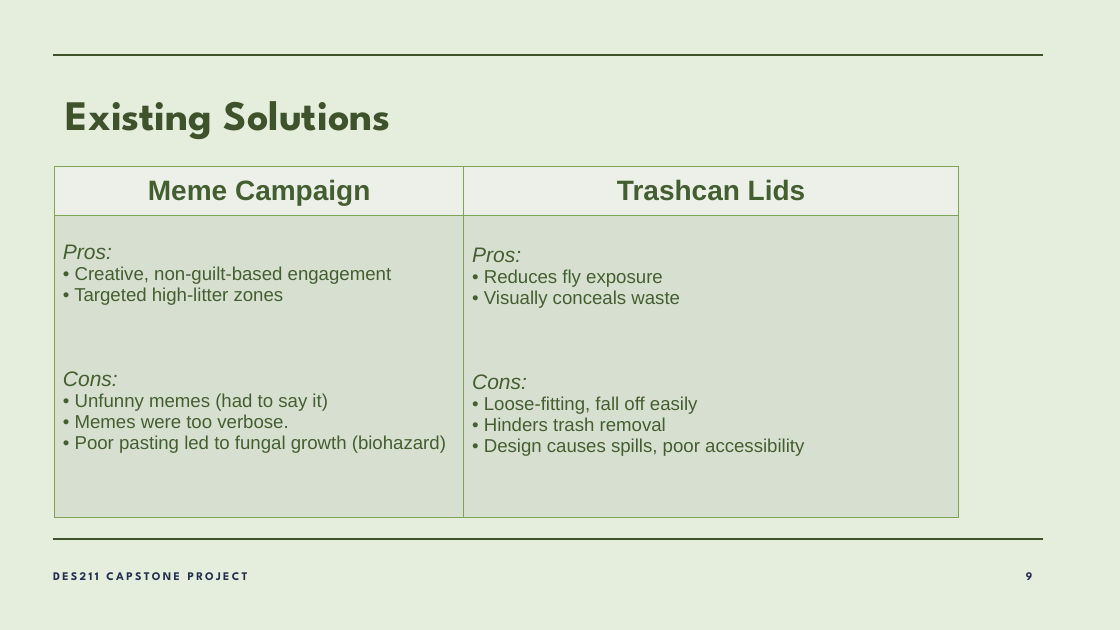
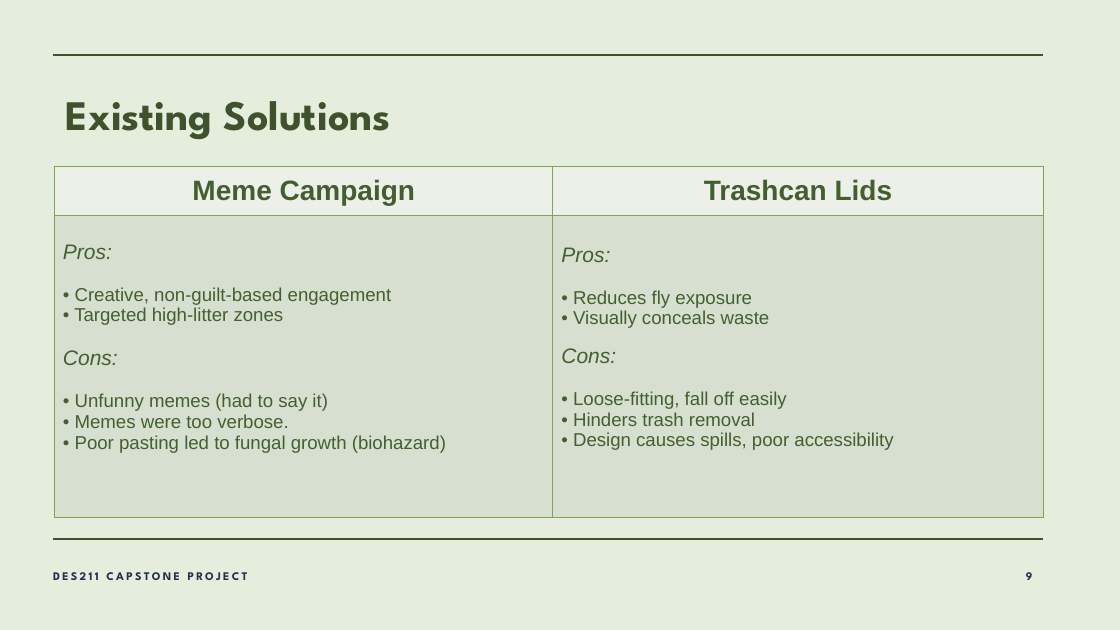
Before and after one commit to lalitm1004/DES211-CCD, a slide deck: slide 9 of presentation.pptx. Drawn at 1120x630 pixels with LibreOffice and Linux fonts; fonts in the diff are those of the drawing. Boxes give left, top, right and bottom in pixels: in the first picture for what was removed or moved away, otherwise in the second. Text is boxed around its words. In the diff, an @@ line names an element or a change of style, - is before the commit and + after.

```diff
--- a/presentation.pptx
+++ b/presentation.pptx
@@ table at [55, 166, 1043, 518] @@
-row 2, column 1: Pros: • Creative, non-guilt-based engagement • Targeted high-litter zones / Cons: • Unfunny memes (had to say it) / • Memes were too verbose. • Poor pasting led to fungal growth (biohazard)
+row 2, column 1: Pros: / • Creative, non-guilt-based engagement • Targeted high-litter zones / Cons: / • Unfunny memes (had to say it) / • Memes were too verbose. • Poor pasting led to fungal growth (biohazard)
-row 2, column 2: Pros: • Reduces fly exposure • Visually conceals waste / Cons: • Loose-fitting, fall off easily • Hinders trash removal • Design causes spills, poor accessibility
+row 2, column 2: Pros: / • Reduces fly exposure • Visually conceals waste / Cons: / • Loose-fitting, fall off easily • Hinders trash removal • Design causes spills, poor accessibility
@@ table: place and size @@
-table at [55, 166, 959, 518]
+table at [55, 166, 1043, 518]
```
Also in this commit, not shown: 5 other slides changed, 1 slide added, 2 slides removed.
